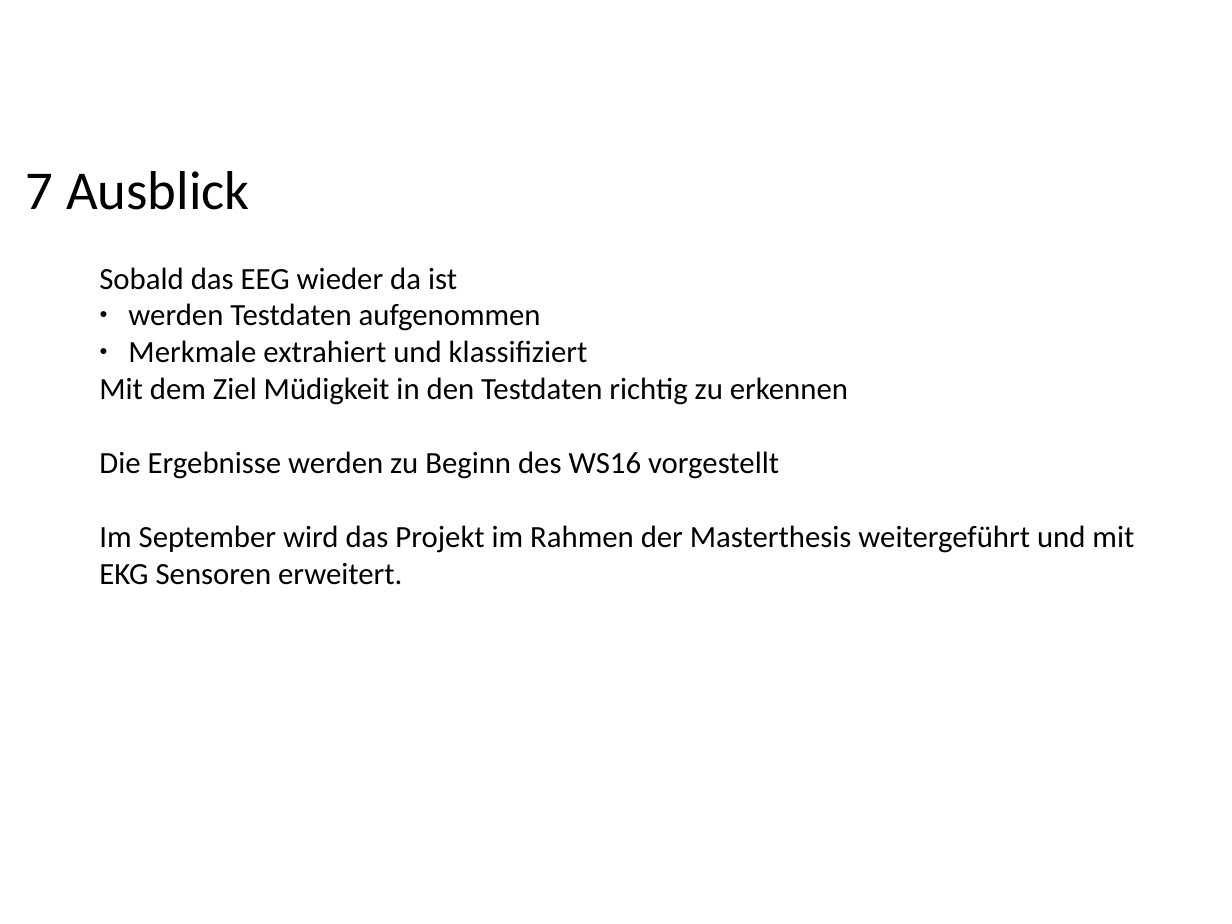
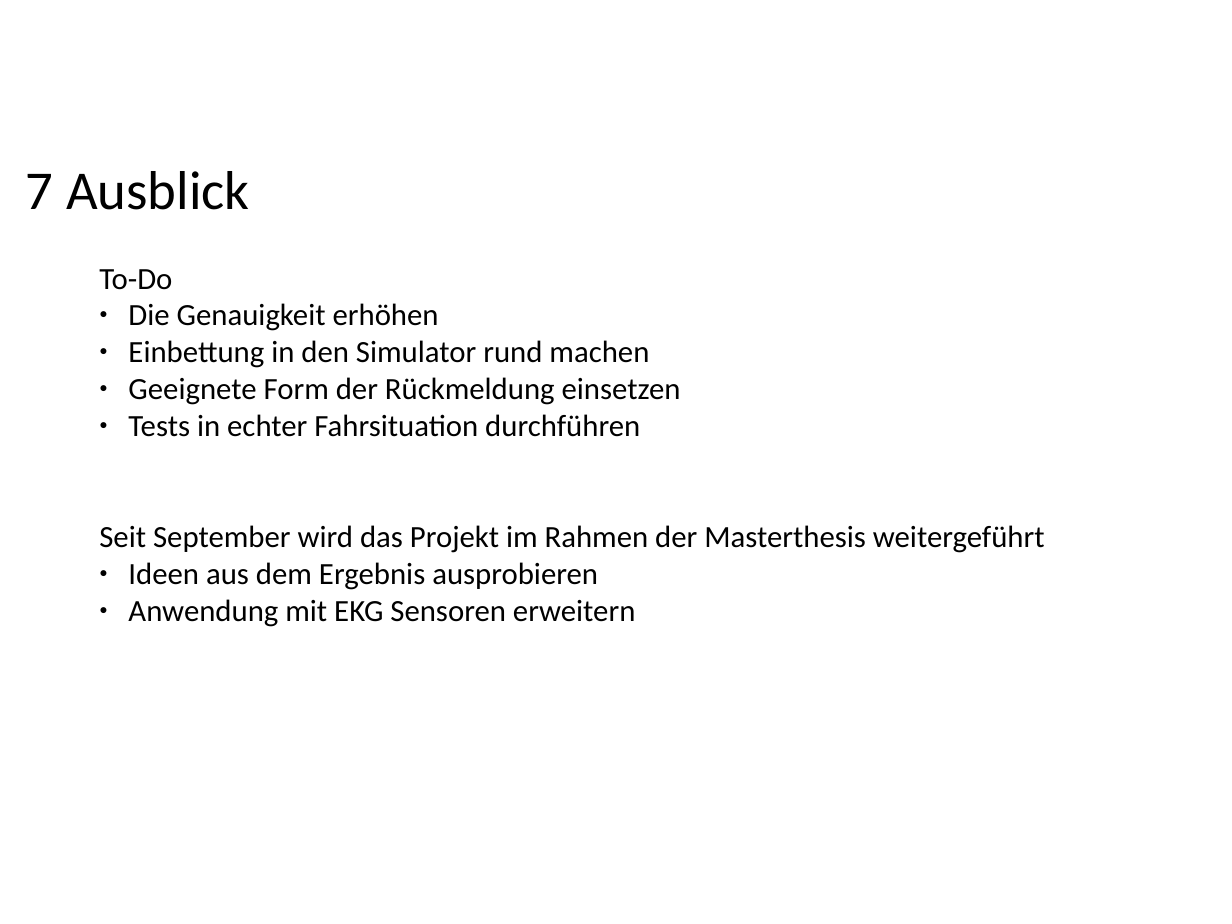
Before and after one commit to ppasler/current-adas, a slide deck: slide 18 of project/presentation/Praesentation_PoSDBoS_Pasler.odp. Drawn at 1232x924 pixels with LibreOffice and Linux fonts; fonts in the diff are those of the drawing; background and template pictures are left out. Boxes give left, top, right and bottom in pixels: in the first picture for what was removed or moved away, otherwise in the second. Text is boxed around its words. In the diff, an @@ line names an element or a change of style, - is before the commit and + after.

```diff
--- a/project/presentation/Praesentation_PoSDBoS_Pasler.odp
+++ b/project/presentation/Praesentation_PoSDBoS_Pasler.odp
@@ text at (99,269,1045,627): text changed @@
-Sobald das EEG wieder da ist
-● werden Testdaten aufgenommen
-● Merkmale extrahiert und klassifiziert
-Mit dem Ziel Müdigkeit in den Testdaten richtig zu erkennen
-Die Ergebnisse werden zu Beginn des WS16 vorgestellt
-Im September wird das Projekt im Rahmen der Masterthesis weitergeführt und mit EKG Sensoren erweitert.
+To-Do
+● Die Genauigkeit erhöhen
+● Einbettung in den Simulator rund machen
+● Geeignete Form der Rückmeldung einsetzen
+● Tests in echter Fahrsituation durchführen
+Seit September wird das Projekt im Rahmen der Masterthesis weitergeführt
+● Ideen aus dem Ergebnis ausprobieren
+● Anwendung mit EKG Sensoren erweitern
```
Also in this commit, not shown: 9 other slides changed, 3 slides added, 2 slides removed, 1 other file.
